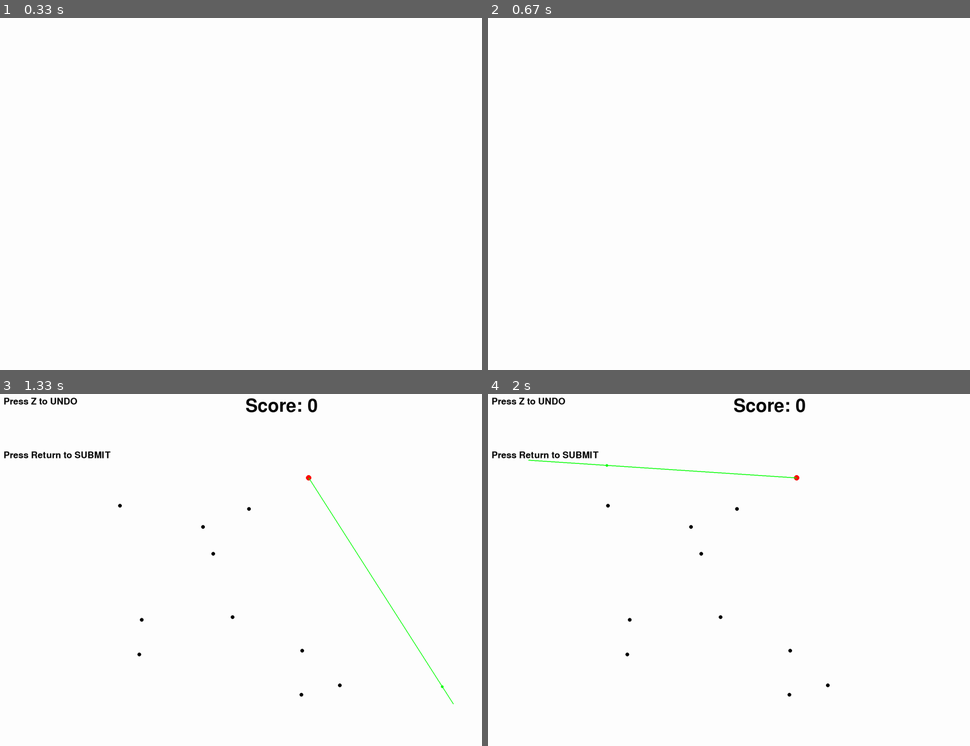
Above: before the commit, frames 1-4 (two rows, left to right).
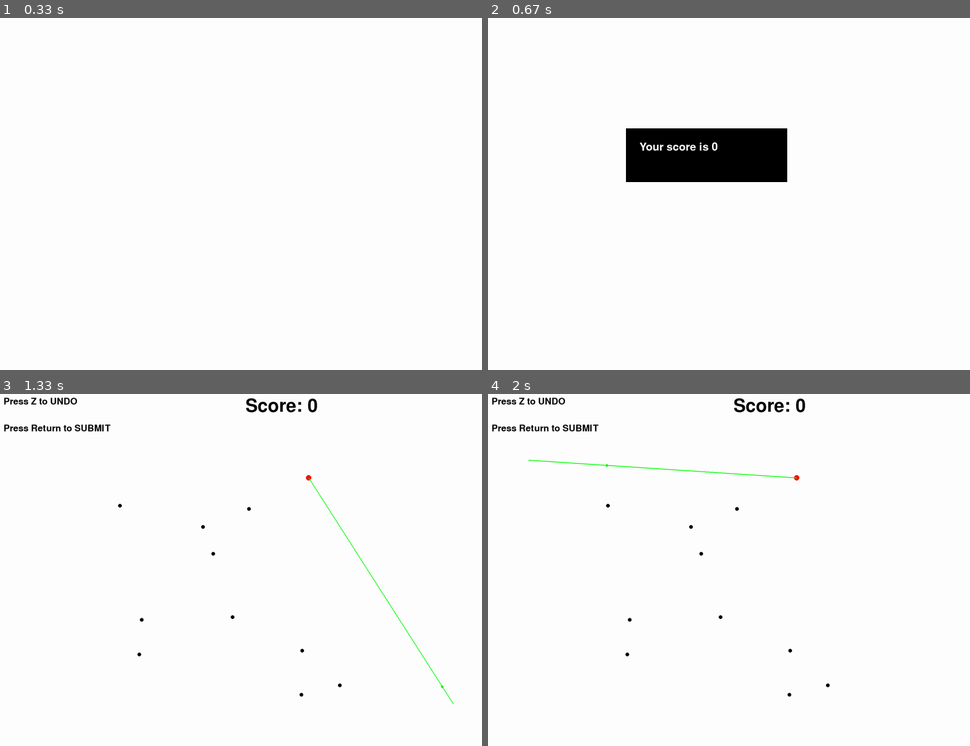
Above: after the commit, the same moments.

Repository: sherrybao222/Road_Construction
Game: pygame game, started from Nov7_demo.py
Same seed, same stepped clock (60 frames per second), same inputs: the game is played once before the commit and once after it.
Inputs (mouse positions are in pixels of both pictures, inside the frame that each line leads up to):
- Up to frame 1 (0.33 s): no input
- Up to frame 2 (0.67 s): tap Enter at 0.33 s
- Up to frame 3 (1.33 s): click (298, 633) at 0.82 s; move the mouse to (443, 686) at 1.1 s
- Up to frame 4 (2 s): click (931, 686) at 1.37 s; move the mouse to (608, 464) at 1.77 s

Frame 1 is identical in both runs. In frame 2, 5.0% of the frame differs, in the area x 28-63%, y 31-47%; in frame 3, 0.5%; in frame 4, 0.5%.

Commit message:
Nov7_demo 2 conditions
RC condition basic and undo. Key press and full screen.

Renamed displayV6, matrix, collision draft

Diff:
--- a/11.7demo.py
+++ b/Nov7_demo.py
@@ -107,6 +107,7 @@
 
 
 class Draw:
+    # need to code so you can't double click a city
     @staticmethod
     def collision(mouse_loc):
         for city in map_1.all_city_xy:
@@ -137,7 +138,7 @@
 
     @staticmethod
     def road_visual():
-        pg.draw.lines(screen, BLACK, False, click, 1)
+        pg.draw.lines(screen, BLACK, False, click, 3)
         pg.draw.line(screen, WHITE, click[0], city_start.xy, 3)
         # to hide the first line draw from origin
         pg.draw.circle(screen, RED, city_start.xy, 10)
@@ -146,8 +147,10 @@
     def instruction():
         Draw.text_write("Press Z to UNDO", 50, BLACK, 100, 200)
         pg.draw.rect(screen, WHITE, (100, 200, 1000, 50), 1)
-        Draw.text_write("Press Return to SUBMIT", 50, BLACK, 100, 400)
-        pg.draw.rect(screen, WHITE, (100, 400, 1000, 50), 1)
+        Draw.text_write("Press Return to SUBMIT", 50, BLACK, 100, 300)
+        pg.draw.rect(screen, WHITE, (100, 300, 1000, 50), 1)
+        # Draw.text_write("Press Space to the next trial", 50, BLACK, 100, 400)
+        # pg.draw.rect(screen, WHITE, (100, 400, 1000, 50), 1)
         # Draw.text_write("Undo", 50, BLACK, 900, 600)
         # pg.draw.rect(screen, GREEN, (900, 600, 100, 50), 3)
         # those variable should be set at the top, so it's obvious
@@ -159,6 +162,12 @@
         text_rectangle = text_surface.get_rect()
         text_rectangle.center = x, y
         screen.blit(text_surface, text_rectangle.center)
+
+    @staticmethod
+    def game_end():
+        pg.draw.rect(screen, BLACK, (600, 600, 600, 200), 0)
+        Draw.text_write('Your score is ' + str(len(click) - 2), 60, WHITE, 650, 650)
+        pg.display.flip()
 
     def __init__(self):
         self.road_visual()
@@ -177,17 +186,17 @@
         screen.fill(WHITE)
         clock.tick(FPS)
 
-    # @staticmethod
-    # def refresh():  # append put anchor to indicate new start
-    #     click.clear()
-    #     click.append((0, 0))
-    #     click.append(city_start.xy)
-    #     pg.mouse.set_pos(city_start.xy)
-    #     budget.bud_history.append(budget.total)
-    #     data1.movement.append((0, 0))
-    #     data1.click_time.append(0)
-    #     draw_map.__init__()
-    #     pg.display.flip()
+    @staticmethod
+    def refresh():  # append put anchor to indicate new start
+        click.clear()
+        click.append((0, 0))
+        click.append(city_start.xy)
+        pg.mouse.set_pos(city_start.xy)
+        budget.bud_history.append(budget.total)
+        data1.movement.append((0, 0))
+        data1.click_time.append(0)
+        draw_map.__init__()
+        pg.display.flip()
 
 
 # class objects
@@ -216,6 +225,11 @@
             if pg.key.get_pressed() and event.key == pg.K_z:
                 budget.budget_undo()
                 draw_map.__init__()
+            if event.key == pg.K_RETURN:
+                draw_map.game_end()
+                pg.time.wait(600)
+            # if event.key == pg.K_SPACE:
+            #     draw_map.refresh()
             if event.key == pg.K_ESCAPE:
                 done = True   # very important, otherwise stuck
                 pg.display.quit()
Renamed: display_V6.0.py -> RC_draft.py
Not shown, changed: .DS_Store
